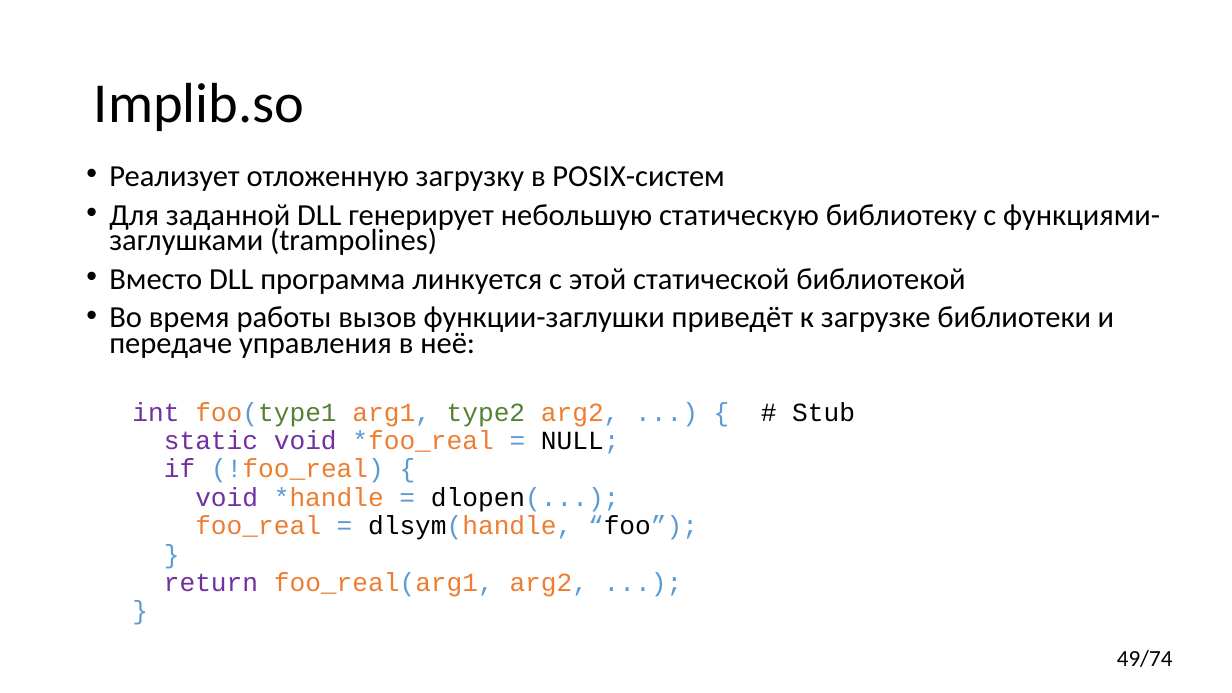
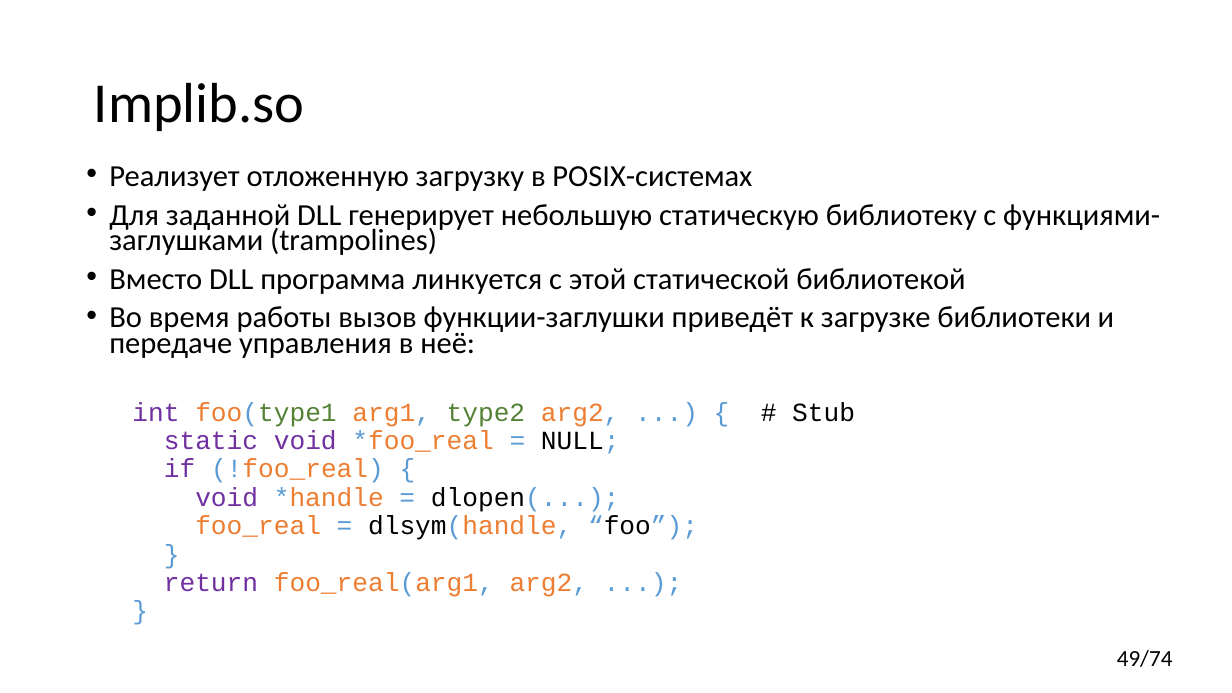
Before and after one commit to yugr/CppRussia, a slide deck: slide 49 of 2024/RU.pptx. Drawn at 1232x693 pixels with LibreOffice and Linux fonts; fonts in the diff are those of the drawing. Boxes give left, top, right and bottom in pixels: in the first picture for what was removed or moved away, otherwise in the second. Text is boxed around its words. In the diff, an @@ line names an element or a change of style, - is before the commit and + after.

```diff
--- a/2024/RU.pptx
+++ b/2024/RU.pptx
@@ text at (x1=109, y1=166, x2=752, y2=191): text changed @@
-• Реализует отложенную загрузку в POSIX-систем
+• Реализует отложенную загрузку в POSIX-системах
```
Also in this commit, not shown: 3 other slides changed.
